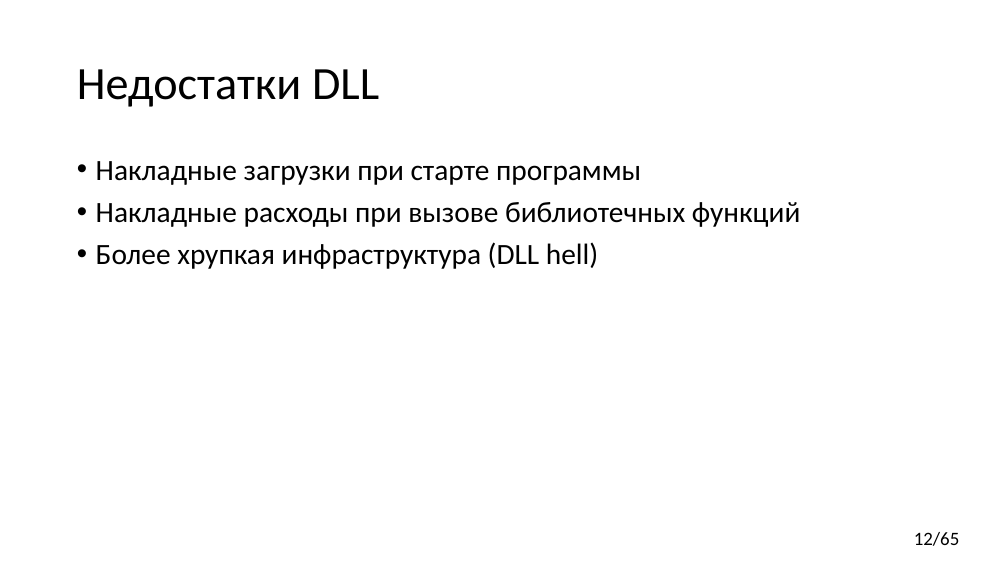
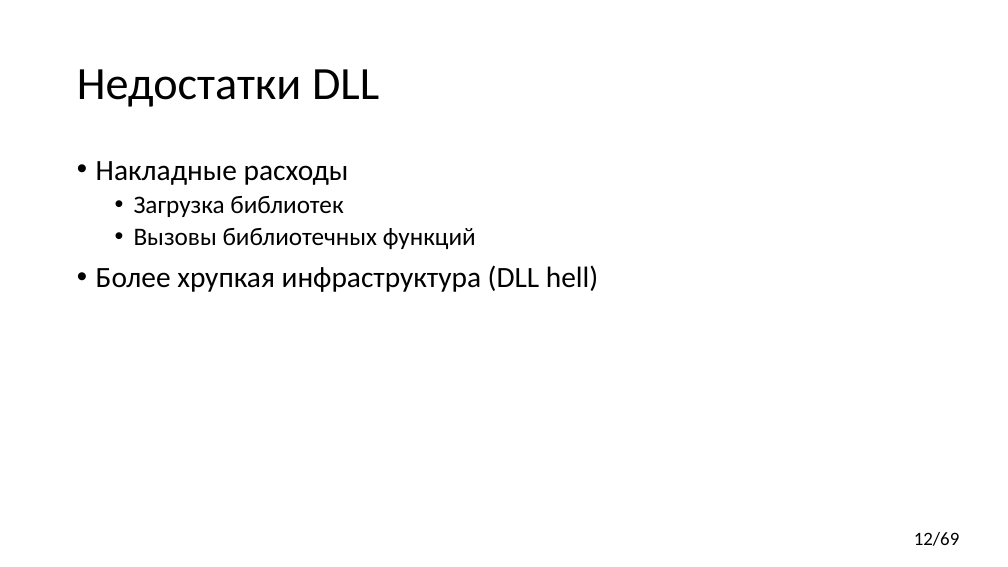
Before and after one commit to yugr/CppRussia, a slide deck: slide 12 of 2024/RU.pptx. Drawn at 1008x567 pixels with LibreOffice and Linux fonts; fonts in the diff are those of the drawing. Boxes give left, top, right and bottom in pixels: in the first picture for what was removed or moved away, otherwise in the second. Text is boxed around its words. In the diff, an @@ line names an element or a change of style, - is before the commit and + after.

```diff
--- a/2024/RU.pptx
+++ b/2024/RU.pptx
@@ text at bbox=[96, 161, 476, 249]: text changed; size 28 to 24 pt @@
-• Накладные загрузки при старте программы
-• Накладные расходы при вызове библиотечных функций
+• Накладные расходы
+  • Загрузка библиотек
+  • Вызовы библиотечных функций
@@ page number at bbox=[914, 532, 960, 546]: text changed @@
-12/65
+12/69
```
Also in this commit, not shown: 13 other slides changed, 5 slides added, 1 slide removed, 1 other file.
